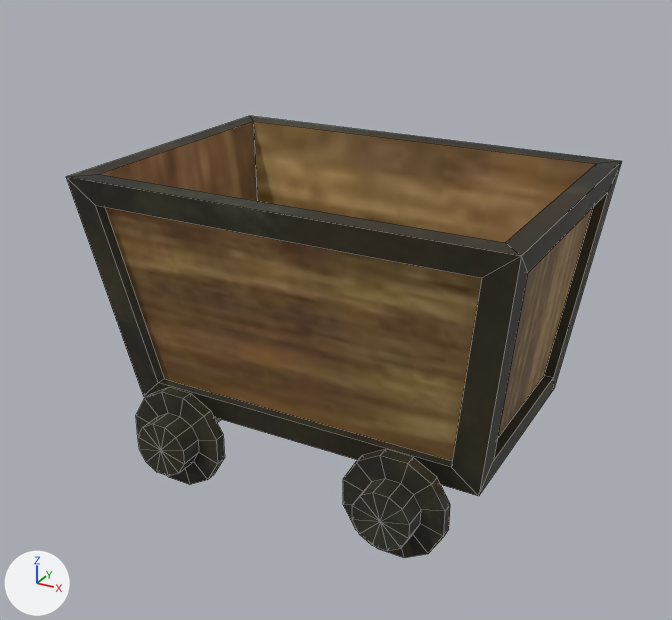
Two versions of the FBX model assets/games/BackAttack/mine_cart.fbx, one commit apart.
Rendered twice from a camera (50 mm lens) standing at (6.49, -3.01, 2.78) and looking at (4.34, 0.9, 0.83). The lights are fixed; the arrows at lower left show +X, +Y and +Z. Mesh edges are drawn as thin lines. Vertices at the same position are counted once.

In view in the first picture: 'MineCart'.
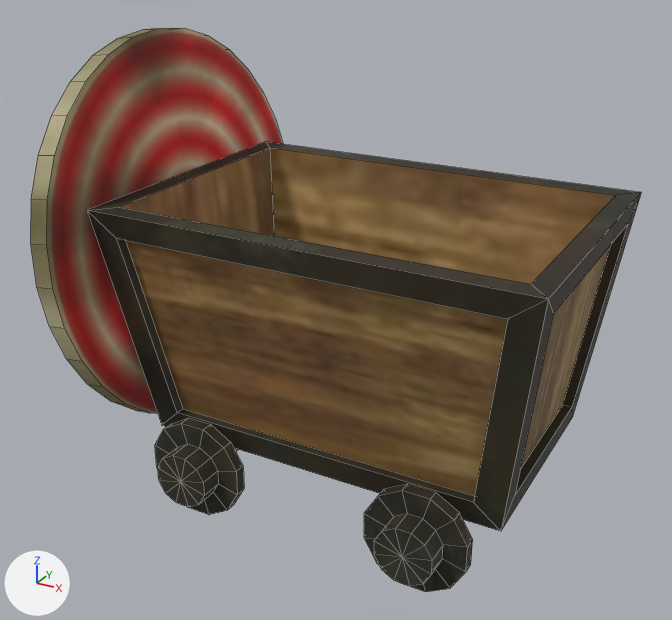
Pixel boxes (x1, y1, x2, y2) of what changed, in the pictures (672 x 620 px; the box of a moved part takes in the faces that stretch with it):
'MineCart', reshaped, moved, rescaled (10% wider, 28% taller): before (66, 116, 622, 558); after (31, 28, 641, 592)
part 1 of me_mesh, moved or reshaped: before (136, 387, 225, 485); after (155, 418, 244, 515)
part 2 of me_mesh, moved or reshaped: before (343, 449, 450, 558); after (364, 484, 473, 592)
part 3 of me_mesh, moved or reshaped: before (66, 116, 622, 496); after (87, 142, 641, 531)
part 4 of me_mesh, added: after (31, 28, 283, 414)

Diff of the bpy script that builds the scene:
```diff
--- a/assets/games/BackAttack/mine_cart.fbx.py
+++ b/assets/games/BackAttack/mine_cart.fbx.py
@@ img_bullseye_jpg @@
+img_bullseye_jpg = load_image('bullseye.jpg', 'bullseye.jpg', 256, 256, 'sRGB')
@@ mat_bullseye @@
+mat_bullseye = principled_material('Bullseye')
+mat_bullseye.texture = img_bullseye_jpg
+mat_bullseye.roughness = 0.69
@@ me_mesh @@
 # used by ob_minecart; location = (4.379, 1.0, -1.0); rotation_euler = (1.571, 1.571, 0.0), in degrees (90, 90, 0); scale = (2.5, 2.5, 2.5)
-me_mesh.from_pydata(...)  # 348 vertices, 342 faces; spans x -1.028..-0.383, y -0.457..0.457, z -0.35..0.349
+me_mesh.from_pydata(...)  # 412 vertices, 376 faces; spans x -2.073..0.297, y -1.26..1.258, z -1.077..1.077
+# me_mesh part 1: the loose piece of 73 vertices spanning x -0.591..-0.383, y -0.358..-0.149, z 0.072..0.349 is scaled about its middle by 2.5, then moved by (0.523, -0.265, 0.316)
+# me_mesh part 2: the loose piece of 73 vertices spanning x -0.591..-0.383, y 0.142..0.351, z 0.072..0.349 is scaled about its middle by 2.5, then moved by (0.523, 0.485, 0.316)
+# me_mesh part 3: the loose piece of 56 vertices spanning x -1.028..-0.435, y -0.457..0.457, z -0.32..0.32 is scaled about its middle by 2.5, then moved by (0.157, 0.115, 0.001)
+# me_mesh part 4: a new loose piece of 64 vertices spanning x -2.073..0.079, y -1.26..-0.904, z -1.077..1.077, in mat_bullseye (picture img_bullseye_jpg)
 me_mesh.materials.append(mat_wood)
 me_mesh.materials.append(mat_metal)
+me_mesh.materials.append(mat_bullseye)  # picture img_bullseye_jpg
@@ ob_minecart @@
 ob_minecart = bpy.data.objects.new('MineCart', me_mesh)
-ob_minecart.location = (4.379, 1.0, -1.0)
+ob_minecart.location = (4.379, 1.0, 0.1)
 ob_minecart.rotation_euler = (1.571, 1.571, 0.0)  # degrees (90, 90, 0)
-ob_minecart.scale = (2.5, 2.5, 2.5)
```
